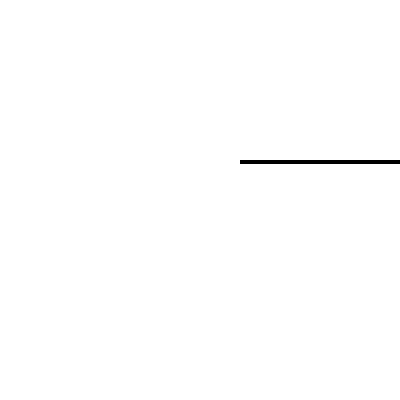
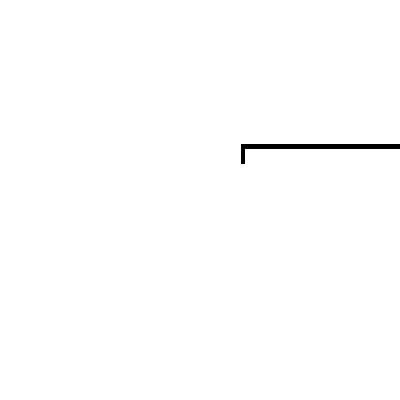
The second (400, 400) image is a revision of the first. Changes to its layers:
painted on "ED2" over [240, 144, 400, 164]
